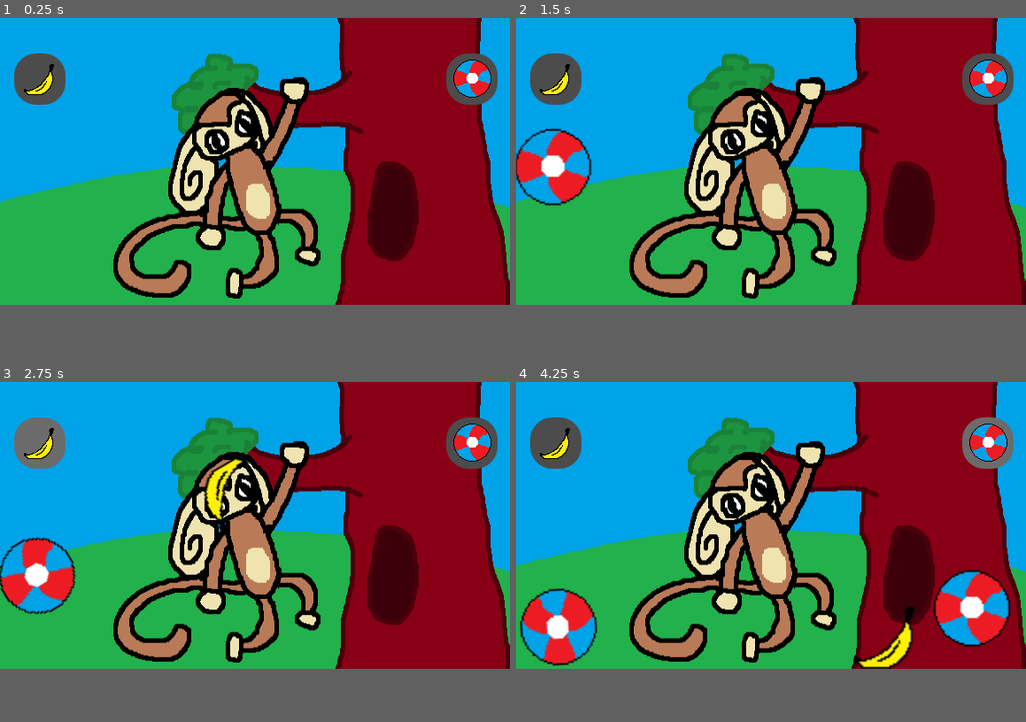
Above: before the commit, frames 1-4 (two rows, left to right).
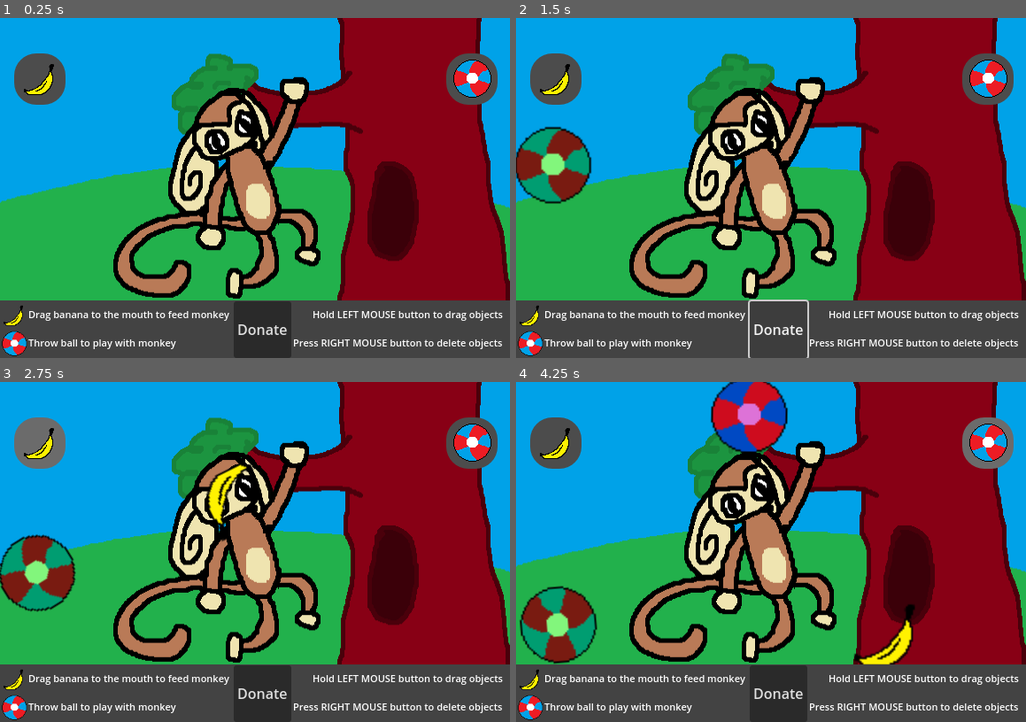
Above: after the commit, the same moments.

Repository: KRAFTODOT/Examen2025
Game: Godot game, scene res://game.tscn
The game is run twice, just before and just after one commit, with the same random seed, the same clock (stepped at 60 frames per second) and the same inputs.
Inputs (mouse positions are in pixels of both pictures, inside the frame that each line leads up to; where the layout moved, square brackets give the same spot in the first picture):
- Up to frame 1 (0.25 s): no input
- Up to frame 2 (1.5 s): click (990, 69) [990, 79] at 0.5 s; click (776, 279) at 1.25 s, where only the run after the commit has a clickable "Donate"
- Up to frame 3 (2.75 s): click (40, 433) [40, 443] at 2 s
- Up to frame 4 (4.25 s): click (556, 433) [556, 443] at 2.75 s; click (990, 433) [990, 443] at 3.5 s
In our replay, the window is 576x324 before the commit and 576x384 after it. These sizes can differ from the game's own. Grey fills any space a smaller window leaves; there, only what the larger window draws over its background counts as a difference.

The runs differ from the first frame. In frame 1, 4.9% of the frame differs, in the area x 0-100%, y 83-100%; in frame 2, 6.2%; in frame 3, 8.4%; in frame 4, 13%, in the area x 0-100%, y 0-100%.

Commit message:
Update commit
+ Documentation
+ UI description
+ Ball color modulation

Diff:
--- a/monkey-examen-game/ball.gd
+++ b/monkey-examen-game/ball.gd
@@ -1,7 +1,7 @@
 extends RigidBody2D
 
-var mouse_offset = Vector2.ZERO
-var is_dragging = false
+var mouse_offset = Vector2.ZERO #Variable that allow track physics
+var is_dragging = false #Variable that allow track dragging
 
 func _on_input_event(viewport: Node, event: InputEvent, shape_idx: int) -> void:
 	if event is InputEventMouseButton:
@@ -13,6 +13,9 @@
 			else:
 				is_dragging = false
 				freeze = false # Release freeze
+		if event.button_index == MOUSE_BUTTON_RIGHT:
+			if event.pressed:
+				self.queue_free() #Delete object
 
 func _process(delta):
 	if is_dragging:
--- a/monkey-examen-game/banana.gd
+++ b/monkey-examen-game/banana.gd
@@ -1,7 +1,7 @@
 extends RigidBody2D
 
-var mouse_offset = Vector2.ZERO
-var is_dragging = false
+var mouse_offset = Vector2.ZERO #Variable that allow track physics
+var is_dragging = false #Variable that allow track dragging
 
 func _on_input_event(viewport: Node, event: InputEvent, shape_idx: int) -> void:
 	if event is InputEventMouseButton:
@@ -13,6 +13,9 @@
 			else:
 				is_dragging = false
 				freeze = false # Release freeze
+		if event.button_index == MOUSE_BUTTON_RIGHT:
+			if event.pressed:
+				self.queue_free() #Delete object
 
 func _process(delta):
 	if is_dragging:
@@ -29,4 +32,5 @@
 func _on_mouth_entered(body_rid: RID, body: Node, body_shape_index: int, local_shape_index: int) -> void:
 	if body.is_in_group("mouth"):
 		get_parent().sound.play()
+		#Plays chewing sound when banana is eaten
 		self.queue_free()
--- a/monkey-examen-game/game.gd
+++ b/monkey-examen-game/game.gd
@@ -15,12 +15,14 @@
 func _ready() -> void:
 	left_top=left_top_marker.position
 	right_bottom=right_bottom_marker.position
+	# Markers for spawning objects in exact area
 
 func _on_banana_button_pressed() -> void:
 	var x=randi_range(left_top.x,right_bottom.x)
 	var y=randi_range(left_top.y,right_bottom.y)
 	var banana=BANANA.instantiate()
 	banana.position=Vector2(x,y)
+	# Spawns bananas in the random spot of the top area of the screen
 	add_child(banana)
 
 
@@ -28,5 +30,8 @@
 	var x=randi_range(left_top.x,right_bottom.x)
 	var y=randi_range(left_top.y,right_bottom.y)
 	var ball=BALL.instantiate()
+	ball.set_modulate(Color(randf_range(0.4,1),randf_range(0.4,1),randf_range(0.4,1)))
 	ball.position=Vector2(x,y)
+	# Spawns balls in the random spot of the top area of the screen
+	# Also makes them look differently each time
 	add_child(ball)
--- a/monkey-examen-game/game.tscn
+++ b/monkey-examen-game/game.tscn
@@ -36,21 +36,24 @@
 radius = 8.0
 
 [sub_resource type="RectangleShape2D" id="RectangleShape2D_e2o6t"]
-size = Vector2(624, 97)
+size = Vector2(624, 98.75)
 
 [sub_resource type="RectangleShape2D" id="RectangleShape2D_feb5d"]
 size = Vector2(94, 480)
 
+[sub_resource type="CanvasTexture" id="CanvasTexture_7jktm"]
+
 [node name="Node2D" type="Node2D"]
 script = ExtResource("1_7jktm")
 
-[node name="Sprite2D" type="Sprite2D" parent="."]
+[node name="Background" type="Sprite2D" parent="."]
 position = Vector2(288, 164)
 scale = Vector2(1.0000001, 1.0123457)
 texture = ExtResource("1_80nbo")
 
 [node name="Banana button" type="Button" parent="."]
 unique_name_in_owner = true
+z_index = 2
 offset_left = 16.0
 offset_top = 40.0
 offset_right = 74.0
@@ -64,6 +67,7 @@
 
 [node name="Ball button" type="Button" parent="."]
 unique_name_in_owner = true
+z_index = 2
 offset_left = 504.0
 offset_top = 40.0
 offset_right = 562.0
@@ -100,23 +104,23 @@
 rotation = 1.0945842
 shape = SubResource("CapsuleShape2D_feb5d")
 
-[node name="StaticBody2D" type="StaticBody2D" parent="."]
+[node name="Bounds" type="StaticBody2D" parent="."]
 collision_layer = 3
 collision_mask = 3
 
-[node name="CollisionShape2D" type="CollisionShape2D" parent="StaticBody2D"]
-position = Vector2(288, 372)
+[node name="CollisionShape2D" type="CollisionShape2D" parent="Bounds"]
+position = Vector2(288, 370.25)
 shape = SubResource("RectangleShape2D_e2o6t")
 
-[node name="CollisionShape2D4" type="CollisionShape2D" parent="StaticBody2D"]
-position = Vector2(288, -48.5)
+[node name="CollisionShape2D4" type="CollisionShape2D" parent="Bounds"]
+position = Vector2(288, -49.375)
 shape = SubResource("RectangleShape2D_e2o6t")
 
-[node name="CollisionShape2D2" type="CollisionShape2D" parent="StaticBody2D"]
+[node name="CollisionShape2D2" type="CollisionShape2D" parent="Bounds"]
 position = Vector2(-48, 160)
 shape = SubResource("RectangleShape2D_feb5d")
 
-[node name="CollisionShape2D3" type="CollisionShape2D" parent="StaticBody2D"]
+[node name="CollisionShape2D3" type="CollisionShape2D" parent="Bounds"]
 position = Vector2(624, 152)
 shape = SubResource("RectangleShape2D_feb5d")
 
@@ -124,5 +128,77 @@
 unique_name_in_owner = true
 stream = ExtResource("4_fc0e3")
 
+[node name="CanvasLayer" type="CanvasLayer" parent="."]
+
+[node name="Panel" type="Panel" parent="CanvasLayer"]
+self_modulate = Color(0.932482, 0.932482, 0.932482, 1)
+z_index = 1
+offset_top = 320.0
+offset_right = 576.0
+offset_bottom = 384.0
+
+[node name="Grey_back" type="Sprite2D" parent="CanvasLayer/Panel"]
+self_modulate = Color(0.26239687, 0.26239687, 0.26239687, 1)
+position = Vector2(287.75, 31.75)
+scale = Vector2(576.5, 64.5)
+texture = SubResource("CanvasTexture_7jktm")
+
+[node name="Banana_icon" type="Sprite2D" parent="CanvasLayer/Panel"]
+position = Vector2(15.749998, 15.750015)
+scale = Vector2(0.65000004, 0.6500007)
+texture = ExtResource("5_ryrav")
+
+[node name="Banana description" type="Label" parent="CanvasLayer/Panel"]
+layout_mode = 0
+offset_left = 32.0
+offset_right = 272.0
+offset_bottom = 31.0
+theme_override_font_sizes/font_size = 11
+text = "Drag banana to the mouth to feed monkey"
+vertical_alignment = 1
+
+[node name="Ball_icon" type="Sprite2D" parent="CanvasLayer/Panel"]
+position = Vector2(15.999999, 48.00002)
+scale = Vector2(0.65000004, 0.6500007)
+texture = ExtResource("6_eow3j")
+
+[node name="Ball description" type="Label" parent="CanvasLayer/Panel"]
+layout_mode = 0
+offset_left = 32.0
+offset_top = 32.0
+offset_right = 272.0
+offset_bottom = 63.0
+theme_override_font_sizes/font_size = 11
+text = "Throw ball to play with monkey"
+vertical_alignment = 1
+
+[node name="Left mouse click description" type="Label" parent="CanvasLayer/Panel"]
+layout_mode = 0
+offset_left = 328.0
+offset_right = 568.0
+offset_bottom = 31.0
+theme_override_font_sizes/font_size = 11
+text = "Hold LEFT MOUSE button to drag objects"
+horizontal_alignment = 2
+vertical_alignment = 1
+
+[node name="Right mouse click description" type="Label" parent="CanvasLayer/Panel"]
+layout_mode = 0
+offset_left = 328.0
+offset_top = 32.0
+offset_right = 568.0
+offset_bottom = 63.0
+theme_override_font_sizes/font_size = 11
+text = "Press RIGHT MOUSE button to delete objects"
+horizontal_alignment = 2
+vertical_alignment = 1
+
+[node name="Donate button" type="Button" parent="CanvasLayer/Panel"]
+layout_mode = 0
+offset_left = 264.0
+offset_right = 329.0
+offset_bottom = 64.0
+text = "Donate"
+
 [connection signal="pressed" from="Banana button" to="." method="_on_banana_button_pressed"]
 [connection signal="pressed" from="Ball button" to="." method="_on_ball_button_pressed"]
--- a/monkey-examen-game/project.godot
+++ b/monkey-examen-game/project.godot
@@ -18,7 +18,7 @@
 [display]
 
 window/size/viewport_width=576
-window/size/viewport_height=324
+window/size/viewport_height=384
 window/size/initial_position_type=4
 window/stretch/mode="viewport"
 
Not shown: 1 places in monkey-examen-game/ball.tscn that only renumber resources
Not shown: 1 places in monkey-examen-game/game.tscn that only renumber resources
